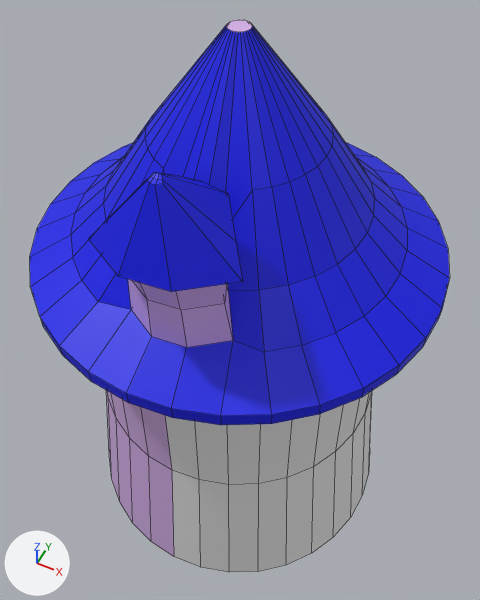
The FBX model Assets/_Project/Models/Fia-Models/MagicTower.fbx as it was, and as the next commit left it.
Before and after are seen from a camera (50 mm lens) standing at (3.09, -6.17, 11.96) and looking at (0.01, -0.01, 4.26). The lights are fixed; the arrows at lower left show +X, +Y and +Z. Mesh edges are drawn as thin lines. Where no turn or scale is listed for an object, it has been applied to the vertices.
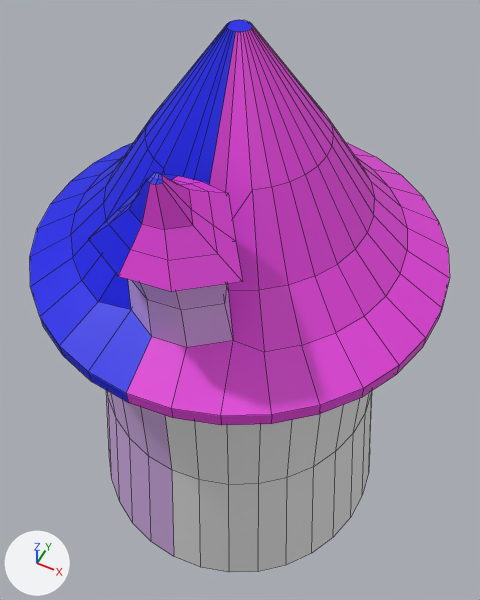
Where the change shows, as pixel boxes (x1, y1, x2, y2) in the pictures (480 x 600 px):
part 1 of me_cylinder, built on
    before: (89, 173, 243, 292)
    after: (89, 174, 243, 292)
part 2 of me_cylinder, recoloured (purple to blue)
    both: (226, 20, 252, 32)
part 3 of me_cylinder, recoloured (blue to pink)
    both: (126, 25, 450, 425)

The change in detail:
Material 'BigRoofFront' (mat_bigrooffront) is new.
Its base color is (0.8, 0.0527, 0.733) (pink #e741de).
me_cylinder is used by ob_cylinder; location (0.0, 0.0, 0.0).
me_cylinder had 348 vertices, 318 faces and spanned x -2.9..2.9, y -2.9..2.9, z -0.06..8.61.
me_cylinder now has 368 vertices, 338 faces and spans x -2.9..2.9, y -2.9..2.9, z -0.06..8.61.
Part 1, on me_cylinder:
10 faces are deleted.
20 vertices are added at x -0.35..0.83, y -2.46..-1.57, z 7.46..7.86.
12 new faces join them, mat_roof (blue #000ee7).
18 new faces join them, mat_bigrooffront (pink #e741de).
me_cylinder part 2: 1 face spanning x -0.14..0.14, y -0.14..0.14, z 8.61 switches from mat_walls (purple #d4afe7) to mat_roof (blue #000ee7).
me_cylinder part 3: 85 faces spanning x -1.11..2.9, y -2.9..2.9, z 5.34..8.61 switch from mat_roof (blue #000ee7) to mat_bigrooffront (pink #e741de).
